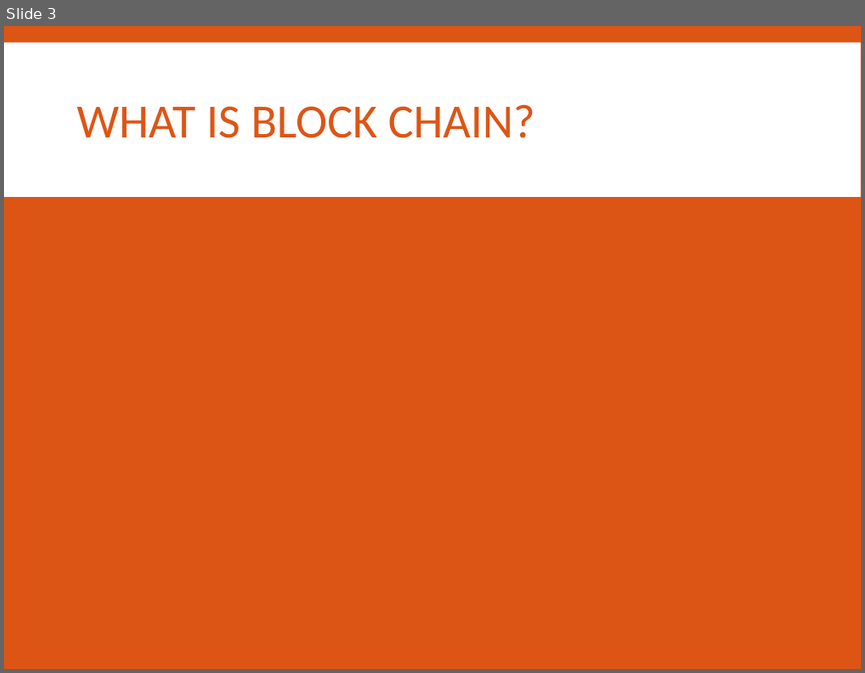
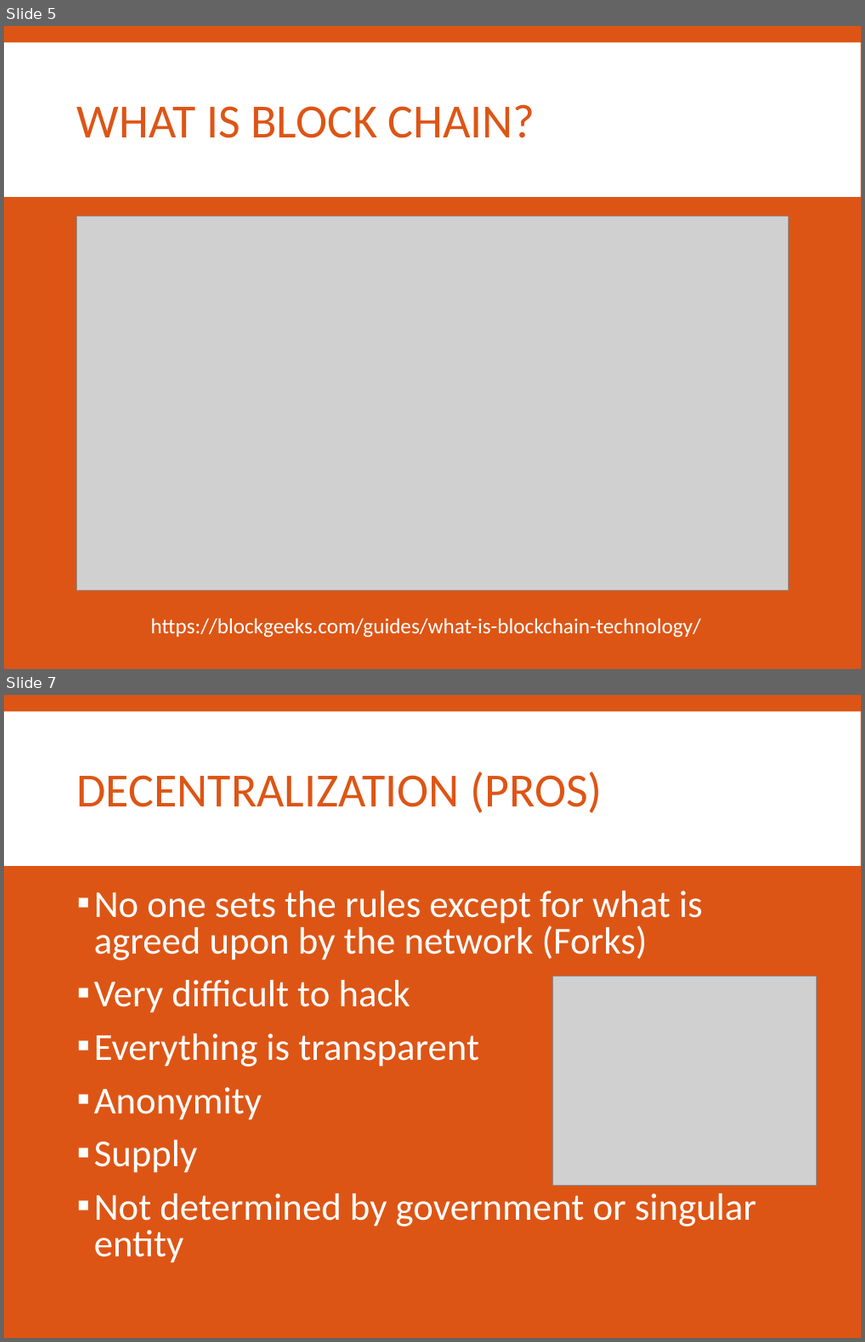
Before and after one commit to SPARC-Auburn/Documents, a slide deck: Presentations and Meeting Notes/2017-2018/Forum Topics/Block-Chain.pptx. Shown one above the other, each under a label of ours: slide 3 before the commit, slides 5 and 7 after it; the slides between them are not shown. The pictures are 865x673 and 865x1342 pixels, drawn with LibreOffice and Linux fonts; fonts in the diff are those of the drawing; grey boxes stand for pictures. Boxes give left, top, right and bottom in pixels: in the first picture for what was removed or moved away, otherwise in the second. Text is boxed around its words. In the diff, an @@ line names an element or a change of style, - is before the commit and + after.

```diff
--- a/Presentations and Meeting Notes/2017-2018/Forum Topics/Block-Chain.pptx
+++ b/Presentations and Meeting Notes/2017-2018/Forum Topics/Block-Chain.pptx
@@ slide 7 added at <box>4,695,861,1338</box>, background #DD5515; not listed: 1 template element that a slide beside it also shows @@
@@ title added at <box>77,771,602,813</box>, 40 pt, text #DD5515 @@
+DECENTRALIZATION (PROS)
@@ text added at <box>94,891,756,1263</box>, 32 pt, text #FFFFFF @@
+▪ No one sets the rules except for what is agreed upon by the network (Forks)
+▪ Very difficult to hack
+▪ Everything is transparent
+▪ Anonymity
+▪ Supply
+▪ Not determined by government or singular entity
@@ picture added at <box>553,976,817,1185</box> @@
@@ what was slide 3 is now slide 5 @@
@@ slide 5 changed as well @@
@@ picture added at <box>76,216,788,590</box> @@
@@ text added at <box>151,618,701,637</box>, 18 pt, text #FFFFFF @@
+https://blockgeeks.com/guides/what-is-blockchain-technology/
```
Also in this commit, not shown: 1 other slide changed, 16 other slides added, 6 other files.
